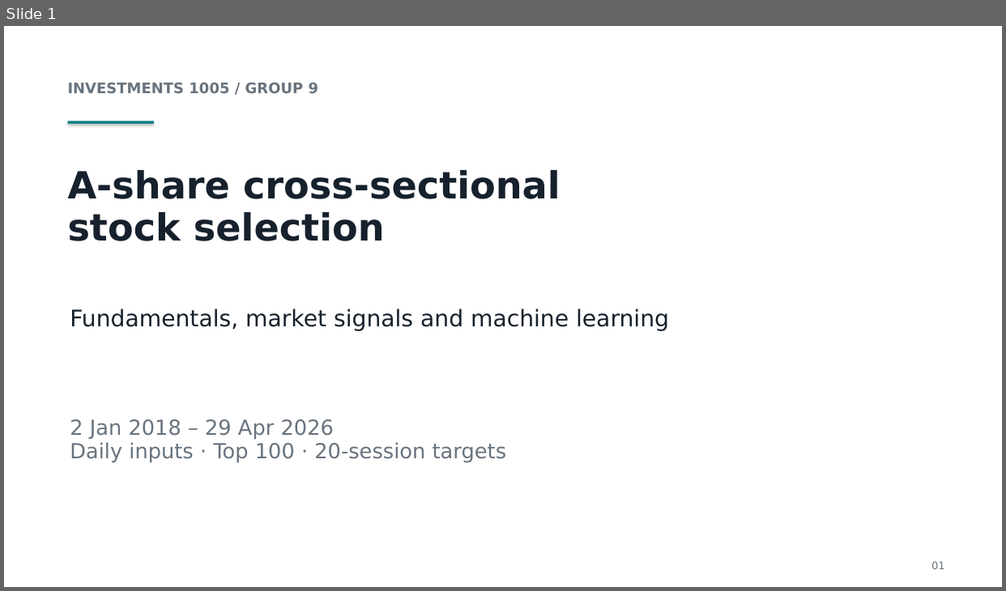
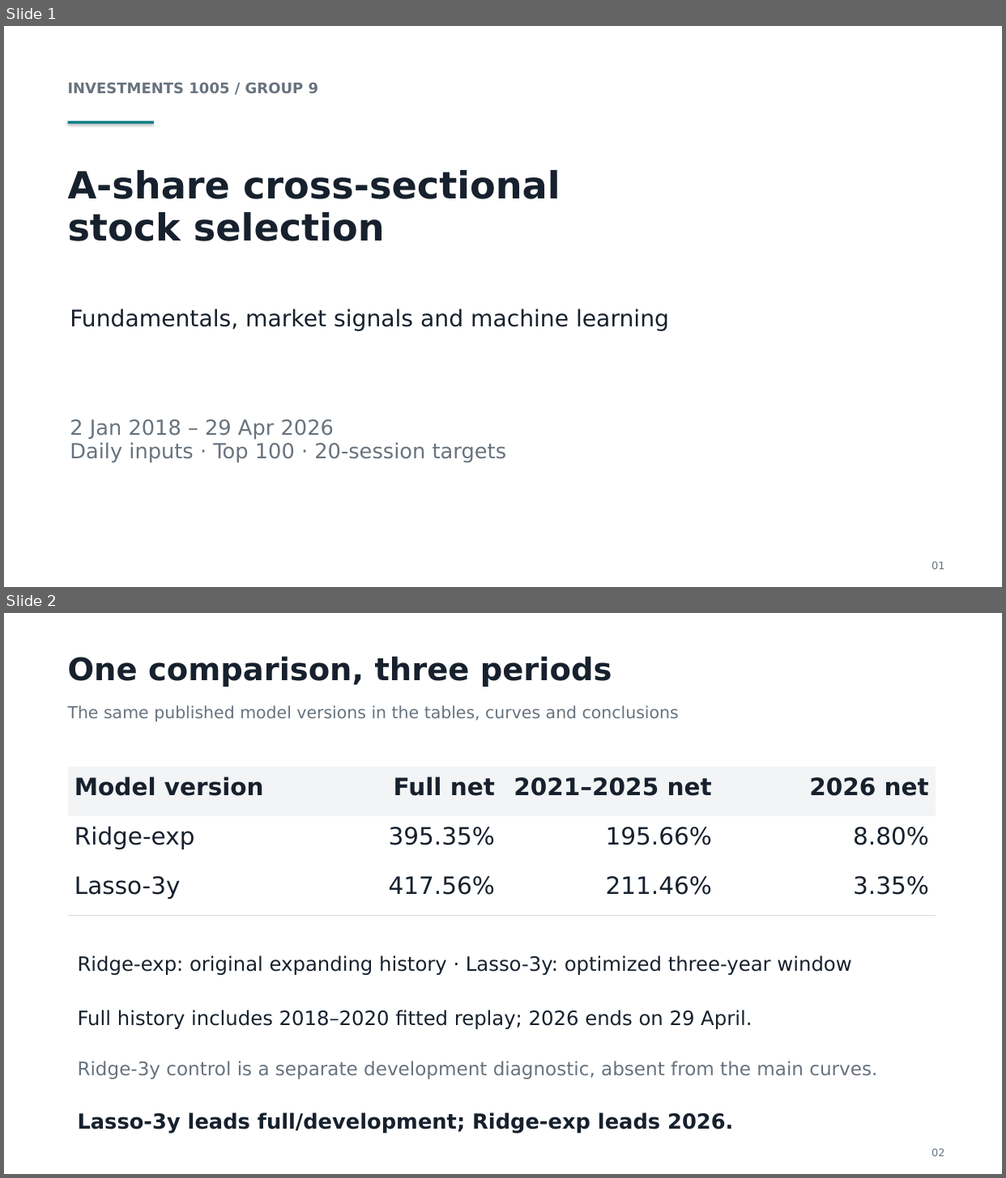
Before and after one commit to smallwhite1909/Investment-Group9, a slide deck: Presentation_Group9.pptx. Shown one above the other, each under a label of ours: slide 1 before the commit, slides 1 and 2 after it. The pictures are 1006x591 and 1006x1178 pixels, drawn with LibreOffice and Linux fonts; fonts in the diff are those of the drawing. Boxes give left, top, right and bottom in pixels: in the first picture for what was removed or moved away, otherwise in the second. Text is boxed around its words. In the diff, an @@ line names an element or a change of style, - is before the commit and + after.

```diff
--- a/Presentation_Group9.pptx
+++ b/Presentation_Group9.pptx
@@ slide 2 added at bbox=[4, 613, 1002, 1174], background #FFFFFF @@
@@ text added at bbox=[68, 656, 612, 687], 30 pt, text #17212D, bold @@
+One comparison, three periods
@@ text added at bbox=[68, 705, 679, 722], 16 pt, text #68737E @@
+The same published model versions in the tables, curves and conclusions
@@ table added at bbox=[68, 767, 936, 915], 3 rows, 4 columns @@
+Model version | Full net | 2021–2025 net | 2026 net
+Ridge-exp | 395.35% | 195.66% | 8.80%
+Lasso-3y | 417.56% | 211.46% | 3.35%
@@ text added at bbox=[78, 956, 851, 975], 19 pt, text #17212D @@
+Ridge-exp: original expanding history · Lasso-3y: optimized three-year window
@@ text added at bbox=[78, 1010, 752, 1029], 19 pt, text #17212D @@
+Full history includes 2018–2020 fitted replay; 2026 ends on 29 April.
@@ text added at bbox=[78, 1061, 877, 1080], 18 pt, text #68737E @@
+Ridge-3y control is a separate development diagnostic, absent from the main curves.
@@ text added at bbox=[78, 1113, 733, 1133], 20 pt, text #17212D, bold @@
+Lasso-3y leads full/development; Ridge-exp leads 2026.
@@ text added at bbox=[931, 1148, 944, 1157], 10 pt, text #68737E @@
+02
```
Also in this commit, not shown: 9 slides changed, 1 slide removed, 5 other files.
